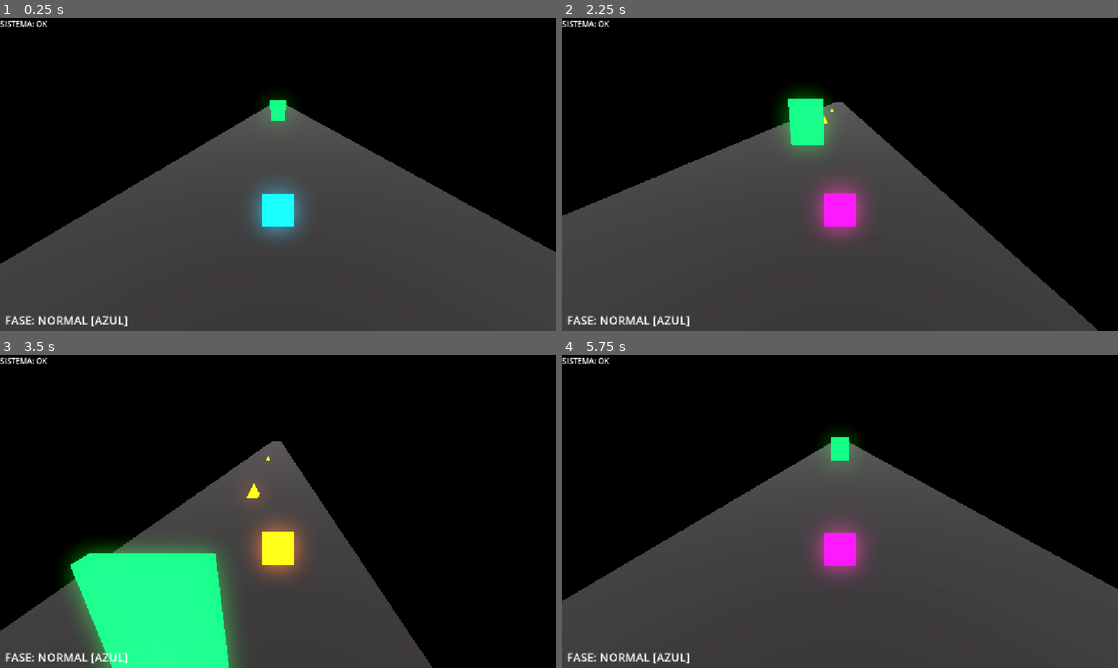
Above: before the commit, frames 1-4 (two rows, left to right).
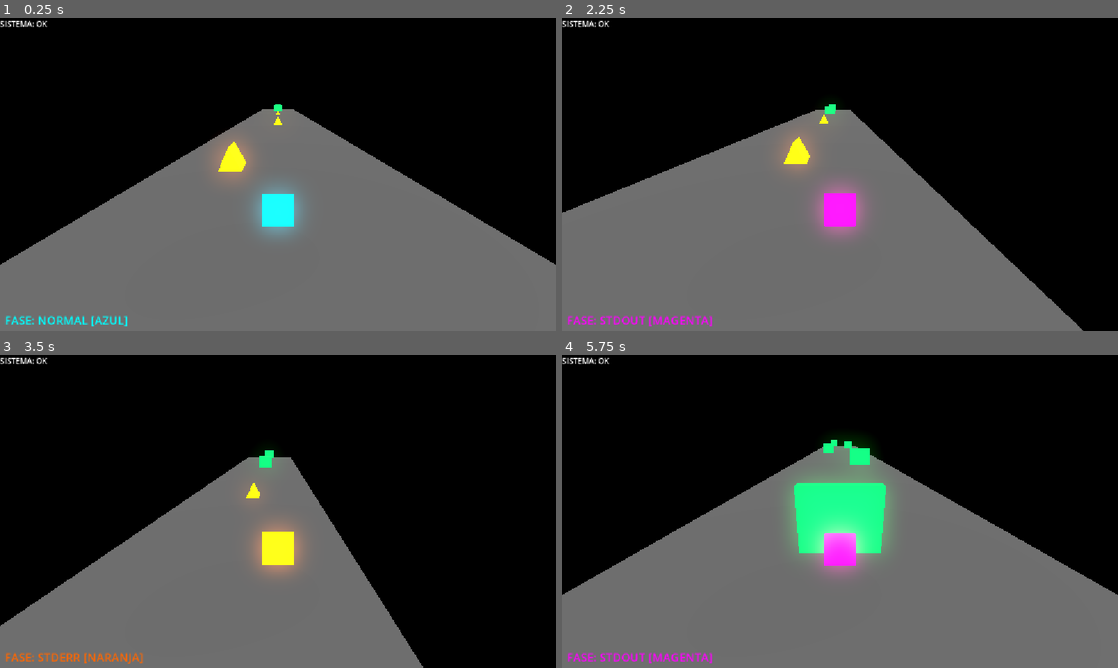
Above: after the commit, the same moments.

Repository: IDGS-802-23002541/Cubix_Protocol_Shift_3D
Game: Godot game, scene res://escenas/Mundo.tscn
The game is run twice, just before and just after one commit, with the same random seed, the same clock (stepped at 60 frames per second) and the same inputs.
Inputs:
- Up to frame 1 (0.25 s): no input
- Up to frame 2 (2.25 s): tap Enter (ui_accept) at 0.5, 0.77, 1.52 s; hold Right (ui_right) 0.53-1.28 s; hold 1 0.53-1.28 s; hold A (ui_left) 1.28-2.03 s; tap 2 at 1.35 s; hold Right (ui_right) from 2.03 s (still down); hold 3 from 2.03 s (still down)
- Up to frame 3 (3.5 s): keep holding Right (ui_right); release 3 at 2.78 s; tap 4 at 2.85 s; tap Enter (ui_accept) at 3.02 s
- Up to frame 4 (5.75 s): release Right (ui_right) at 3.53 s; hold 1 3.53-4.28 s; hold A (ui_left) from 3.53 s (still down); tap Enter (ui_accept) at 3.77, 4.52 s; tap 2 at 4.35 s; hold 3 from 5.03 s (still down)

The runs differ from the first frame. In frame 1, 48% of the frame differs, in the area x 0-100%, y 25-100%; in frame 2, 45%; in frame 3, 32%; in frame 4, 49%, in the area x 0-100%, y 26-100%.

Commit message:
bloque te pistas autogenerado

Diff:
--- /dev/null
+++ b/escenas/BloquePista.tscn
@@ -0,0 +1,33 @@
+[gd_scene format=3 uid="uid://55ag5vjkm3k1"]
+
+[ext_resource type="Script" uid="uid://2drymlk00lej" path="res://escenas/bloque_pista.gd" id="1_u4347"]
+[ext_resource type="PackedScene" uid="uid://dowr7bhqwnvvw" path="res://escenas/MuroVerde.tscn" id="2_62wci"]
+[ext_resource type="PackedScene" uid="uid://1l1c3moh571o" path="res://escenas/GlitchPyramid.tscn" id="2_pmfpd"]
+
+[sub_resource type="BoxMesh" id="BoxMesh_yjwvb"]
+size = Vector3(15, 1, 25)
+
+[sub_resource type="BoxShape3D" id="BoxShape3D_i5bll"]
+size = Vector3(15, 1, 25)
+
+[node name="BloquePista" type="Node3D" unique_id=138514456]
+script = ExtResource("1_u4347")
+pared_verde_scene = ExtResource("2_62wci")
+piramide_scene = ExtResource("2_pmfpd")
+
+[node name="StaticBody3D" type="StaticBody3D" parent="." unique_id=169735762]
+
+[node name="MeshInstance3D" type="MeshInstance3D" parent="StaticBody3D" unique_id=1059776584]
+mesh = SubResource("BoxMesh_yjwvb")
+
+[node name="CollisionShape3D" type="CollisionShape3D" parent="StaticBody3D" unique_id=76311018]
+shape = SubResource("BoxShape3D_i5bll")
+
+[node name="PuntoIzq" type="Marker3D" parent="." unique_id=769397169]
+transform = Transform3D(1, 0, 0, 0, 1, 0, 0, 0, 1, -3, 1, -10)
+
+[node name="PuntoCentro" type="Marker3D" parent="." unique_id=625219962]
+transform = Transform3D(1, 0, 0, 0, 1, 0, 0, 0, 1, 0, 1, -10)
+
+[node name="PuntoDr" type="Marker3D" parent="." unique_id=220068014]
+transform = Transform3D(1, 0, 0, 0, 1, 0, 0, 0, 1, 3, 1, -10)
--- a/escenas/CU206.tscn
+++ b/escenas/CU206.tscn
@@ -29,4 +29,4 @@
 [node name="Camera3D" type="Camera3D" parent="CharacterBody3D" unique_id=667103170]
 transform = Transform3D(1, 0, 0, 0, 0.9396926, 0.34202012, 0, -0.34202012, 0.9396926, 0, 3.5, 6)
 
-[node name="CanvasLayer" parent="." unique_id=587709777 instance=ExtResource("6_m1gkt")]
+[node name="HUD" parent="CharacterBody3D" unique_id=587709777 instance=ExtResource("6_m1gkt")]
--- a/escenas/Mundo.tscn
+++ b/escenas/Mundo.tscn
@@ -1,32 +1,14 @@
 [gd_scene format=3 uid="uid://choc8envps0y3"]
 
 [ext_resource type="PackedScene" uid="uid://cjohunpi7o8wd" path="res://escenas/CU206.tscn" id="1_h3ccx"]
-[ext_resource type="Material" uid="uid://be8didj5k6h3v" path="res://materiales/mat_stdin.tres" id="2_afu8k"]
-[ext_resource type="PackedScene" uid="uid://1l1c3moh571o" path="res://escenas/GlitchPyramid.tscn" id="3_0nm1d"]
+[ext_resource type="PackedScene" uid="uid://55ag5vjkm3k1" path="res://escenas/BloquePista.tscn" id="4_hf2qs"]
 [ext_resource type="PackedScene" uid="uid://dlws0ywqil0f4" path="res://escenas/MuroPurga.tscn" id="4_ypkjc"]
+[ext_resource type="Script" uid="uid://du13gxfls6k5f" path="res://escenas/track_manager.gd" id="5_hf2qs"]
 
 [sub_resource type="Environment" id="Environment_yjwvb"]
 background_mode = 1
 glow_enabled = true
 glow_normalized = true
-
-[sub_resource type="StandardMaterial3D" id="StandardMaterial3D_ajud3"]
-albedo_color = Color(0.22109202, 0.20449966, 0.2106561, 1)
-metallic_specular = 0.87
-roughness_texture_channel = 2
-
-[sub_resource type="BoxMesh" id="BoxMesh_i5bll"]
-material = SubResource("StandardMaterial3D_ajud3")
-size = Vector3(15, 1, 500)
-
-[sub_resource type="BoxShape3D" id="BoxShape3D_yjwvb"]
-size = Vector3(15, 1, 500)
-
-[sub_resource type="BoxMesh" id="BoxMesh_yjwvb"]
-size = Vector3(3, 4, 0.5)
-
-[sub_resource type="BoxShape3D" id="BoxShape3D_i5bll"]
-size = Vector3(3, 4, 0.5)
 
 [node name="Node3D" type="Node3D" unique_id=1535453160]
 
@@ -36,39 +18,13 @@
 [node name="DirectionalLight3D" type="DirectionalLight3D" parent="." unique_id=538070139]
 transform = Transform3D(0.9624832, -0.14619024, 0.22859247, 3.862651e-08, 0.8424537, 0.53876877, -0.2713413, -0.5185559, 0.8108476, 0, 2.9157255, 2.5527678)
 
-[node name="Piso" type="StaticBody3D" parent="." unique_id=1436583674]
-transform = Transform3D(1, 0, 0, 0, 1, 0, 0, 0, 1, 0.25181293, 0.64667773, -29.440556)
-
-[node name="MeshInstance3D" type="MeshInstance3D" parent="Piso" unique_id=1967534873]
-transform = Transform3D(1, 0, 0, 0, 1, 0, 0, 0, 1, 0.027875423, -4.7683716e-07, -212.63928)
-custom_aabb = AABB(0, 0, 0, 15, 0, 0)
-mesh = SubResource("BoxMesh_i5bll")
-
-[node name="CollisionShape3D" type="CollisionShape3D" parent="Piso" unique_id=1584816484]
-transform = Transform3D(1, 0, 0, 0, 1, 0, 0, 0, 1, 0, 0, -212.37695)
-shape = SubResource("BoxShape3D_yjwvb")
-
 [node name="CU-206" parent="." unique_id=218296860 instance=ExtResource("1_h3ccx")]
 transform = Transform3D(1, 0, 0, 0, 1, 0, 0, 0, 1, 0, 1.5, 0)
 
-[node name="MuroVerde" type="StaticBody3D" parent="." unique_id=1524320705]
-transform = Transform3D(1, 0, 0, 0, 1, 0, 0, 0, 1, 0, 0, -40)
-collision_layer = 2
-
-[node name="MeshInstance3D" type="MeshInstance3D" parent="MuroVerde" unique_id=1641833143]
-transform = Transform3D(1, 0, 0, 0, 1, 0, 0, 0, 1, 0, 3.25, 0)
-mesh = SubResource("BoxMesh_yjwvb")
-surface_material_override/0 = ExtResource("2_afu8k")
-
-[node name="CollisionShape3D" type="CollisionShape3D" parent="MuroVerde" unique_id=1217651019]
-transform = Transform3D(1, 0, 0, 0, 1, 0, 0, 0, 1, 0, 3.25, 0)
-shape = SubResource("BoxShape3D_i5bll")
-
-[node name="GlitchPyramid" parent="." unique_id=311705416 instance=ExtResource("3_0nm1d")]
-transform = Transform3D(1, 0, 0, 0, 1, 0, 0, 0, 1, 0, 1.5, -60)
-
-[node name="GlitchPyramid2" parent="." unique_id=1915581657 instance=ExtResource("3_0nm1d")]
-transform = Transform3D(1, 0, 0, 0, 1, 0, 0, 0, 1, 0, 1.5, -100)
-
 [node name="MuroPurga" parent="." unique_id=192116 instance=ExtResource("4_ypkjc")]
 transform = Transform3D(1, 0, 0, 0, 1, 0, 0, 0, 1, 0, 0, 10)
+
+[node name="TrackManager" type="Node3D" parent="." unique_id=2082842825 node_paths=PackedStringArray("player")]
+script = ExtResource("5_hf2qs")
+block_scene = ExtResource("4_hf2qs")
+player = NodePath("../CU-206")
--- /dev/null
+++ b/escenas/MuroVerde.tscn
@@ -0,0 +1,21 @@
+[gd_scene format=3 uid="uid://dowr7bhqwnvvw"]
+
+[ext_resource type="Material" uid="uid://be8didj5k6h3v" path="res://materiales/mat_stdin.tres" id="1_wuf7u"]
+[ext_resource type="Script" uid="uid://bcy3yjec5b3j0" path="res://escenas/muro_verde.gd" id="1_wwbb6"]
+
+[sub_resource type="BoxMesh" id="BoxMesh_yjwvb"]
+size = Vector3(3, 4, 0.5)
+
+[sub_resource type="BoxShape3D" id="BoxShape3D_i5bll"]
+size = Vector3(3, 4, 0.5)
+
+[node name="MuroVerde" type="StaticBody3D" unique_id=638202237]
+collision_layer = 2
+script = ExtResource("1_wwbb6")
+
+[node name="MeshInstance3D" type="MeshInstance3D" parent="." unique_id=1859549668]
+mesh = SubResource("BoxMesh_yjwvb")
+surface_material_override/0 = ExtResource("1_wuf7u")
+
+[node name="CollisionShape3D" type="CollisionShape3D" parent="." unique_id=1321355476]
+shape = SubResource("BoxShape3D_i5bll")
--- /dev/null
+++ b/escenas/bloque_pista.gd
@@ -0,0 +1,28 @@
+extends Node3D
+
+# Referencias a las escenas de los obstáculos pre-creados
+@export var pared_verde_scene: PackedScene
+@export var piramide_scene: PackedScene
+
+@onready var spawn_points: Array[Node3D] = [$PuntoIzq, $PuntoCentro, $PuntoDr]
+
+func _ready() -> void:
+	#Pinta el obstáculo en un punto aleatorio
+	spawn_random_obstacle()
+
+func spawn_random_obstacle() -> void:
+	# Elección aleatoria de carril (0: Izquierda, 1: Centro, 2: Derecha)
+	var random_index = randi() % spawn_points.size()
+	var selected_point = spawn_points[random_index]
+
+	# Elección aleatoria de obstáculo
+	var chance = randf()
+	var new_obstacle: Node3D = null
+
+	if chance < 0.4 and pared_verde_scene:
+		new_obstacle = pared_verde_scene.instantiate()
+	elif chance < 0.8 and piramide_scene:
+		new_obstacle = piramide_scene.instantiate()
+
+	if new_obstacle:
+		selected_point.add_child(new_obstacle)
--- /dev/null
+++ b/escenas/muro_verde.gd
@@ -0,0 +1,11 @@
+# Nombre archivo: muro_verde
+# Versión: v1.0
+# Descripción: Asegura que esté en la capa 2 (STDIN)
+# Autor: Aideé Vanessa Casillas Tapia
+
+extends StaticBody3D
+
+func _ready() -> void:
+	# Asegura que el muro siempre pertenezca a la Capa 2 (Pared_Verde)
+	set_collision_layer_value(1, false)
+	set_collision_layer_value(2, true)
--- /dev/null
+++ b/escenas/track_manager.gd
@@ -0,0 +1,38 @@
+extends Node3D
+
+@export var block_scene: PackedScene      # Asigna BloquePista.tscn
+@export var player: Node3D                # Asigna al nodo CU-206
+@export var block_length: float = 25.0    # Longitud de cada bloque
+@export var initial_blocks: int = 5       # Cuántos bloques mantener activos
+
+var spawn_z: float = 0.0                  # Posición Z donde colocar el siguiente bloque
+var active_blocks: Array[Node3D] = []
+
+func _ready() -> void:
+	# Generar la pista inicial
+	for i in range(initial_blocks):
+		spawn_block()
+
+func _process(_delta: float) -> void:
+	if player:
+		# Si el jugador se acerca al final de los bloques generados, crear uno nuevo
+		if player.global_position.z - 100.0 < spawn_z:
+			spawn_block()
+			remove_old_block()
+
+func spawn_block() -> void:
+	if not block_scene: return
+
+	var new_block = block_scene.instantiate() as Node3D
+	add_child(new_block) # 1. Agregar PRIMERO al árbol de la escena
+	new_block.global_position = Vector3(0, 0, spawn_z) # 2. LUEGO asignar la posición global
+
+	active_blocks.append(new_block)
+	spawn_z -= block_length
+
+
+func remove_old_block() -> void:
+	# Si hay demasiados bloques acumulados atrás, eliminar el más antiguo
+	if active_blocks.size() > initial_blocks + 2:
+		var old_block = active_blocks.pop_front()
+		old_block.queue_free()
Not shown, added: escenas/bloque_pista.gd.uid
Not shown, added: escenas/muro_verde.gd.uid
Not shown, added: escenas/track_manager.gd.uid
